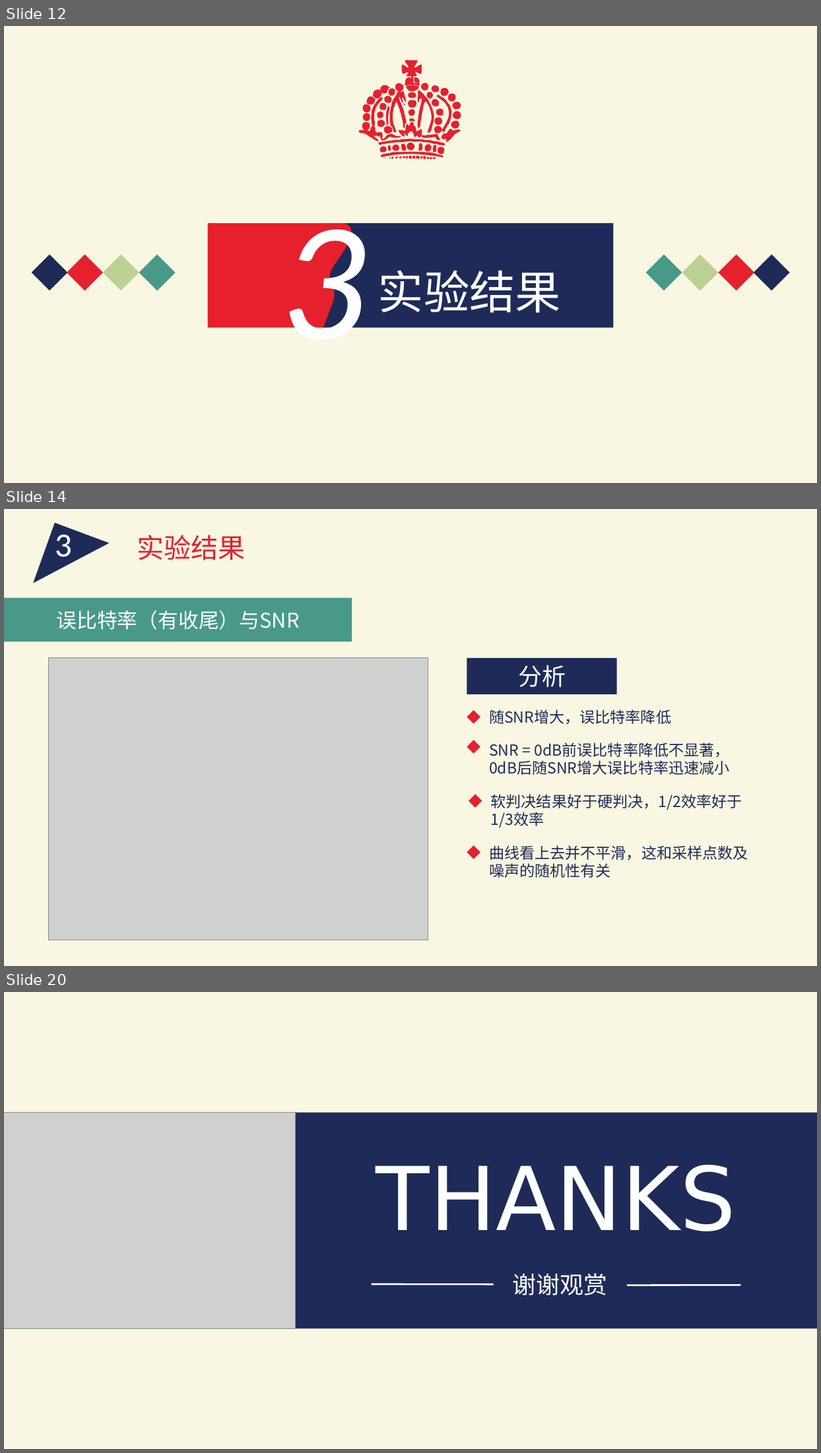
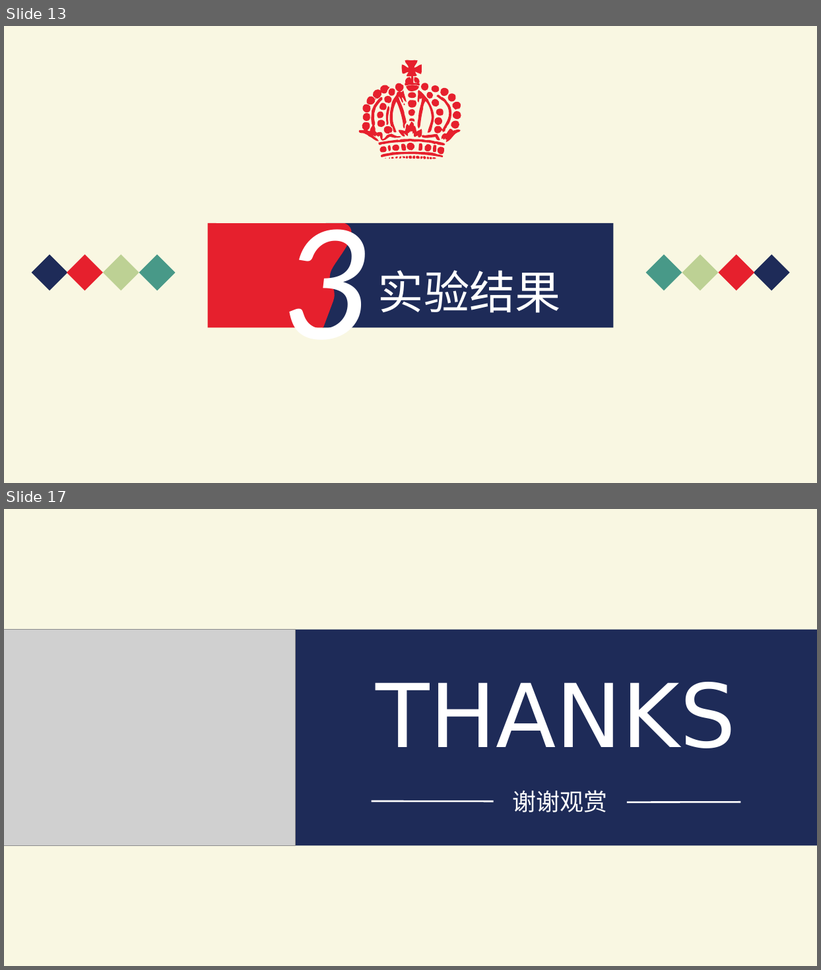
Before and after one commit to IntroductionOfCoding2015/encryption, a slide deck: PPT.pptx. Shown one above the other, each under a label of ours: slides 12, 14 and 20 before the commit, slides 13 and 17 after it; the slides between them are not shown. The pictures are 821x1453 and 821x970 pixels, drawn with LibreOffice and Linux fonts; fonts in the diff are those of the drawing; grey boxes stand for pictures. Boxes give left, top, right and bottom in pixels: in the first picture for what was removed or moved away, otherwise in the second. Text is boxed around its words. In the diff, an @@ line names an element or a change of style, - is before the commit and + after.

```diff
--- a/PPT.pptx
+++ b/PPT.pptx
@@ slide 14 removed at (x1=4, y1=509, x2=817, y2=966), background #F9F7E2 @@
@@ freeform shape removed at (x1=25, y1=516, x2=109, y2=606) @@
@@ text removed at (x1=55, y1=528, x2=72, y2=564) @@
-3
@@ text removed at (x1=137, y1=535, x2=246, y2=560) @@
-实验结果
@@ rectangle removed at (x1=4, y1=598, x2=352, y2=642) @@
-误比特率（有收尾）与SNR
@@ picture removed at (x1=48, y1=658, x2=428, y2=940) @@
@@ rectangle removed at (x1=467, y1=658, x2=617, y2=694) @@
-分析
@@ diamond removed at (x1=467, y1=710, x2=481, y2=723) @@
@@ text removed at (x1=489, y1=710, x2=671, y2=725) @@
-随SNR增大，误比特率降低
@@ diamond removed at (x1=467, y1=740, x2=481, y2=754) @@
@@ text removed at (x1=489, y1=743, x2=730, y2=775) @@
-SNR = 0dB前误比特率降低不显著，0dB后随SNR增大误比特率迅速减小
@@ diamond removed at (x1=469, y1=795, x2=482, y2=808) @@
@@ text removed at (x1=491, y1=794, x2=743, y2=828) @@
-软判决结果好于硬判决，1/2效率好于1/3效率
@@ diamond removed at (x1=467, y1=846, x2=481, y2=859) @@
@@ text removed at (x1=489, y1=846, x2=748, y2=878) @@
-曲线看上去并不平滑，这和采样点数及噪声的随机性有关
@@ what was slide 12 is now slide 13 @@
@@ what was slide 20 is now slide 17 @@
```
Also in this commit, not shown: 9 slides changed, 2 slides added, 4 other slides removed, 1 other file.
